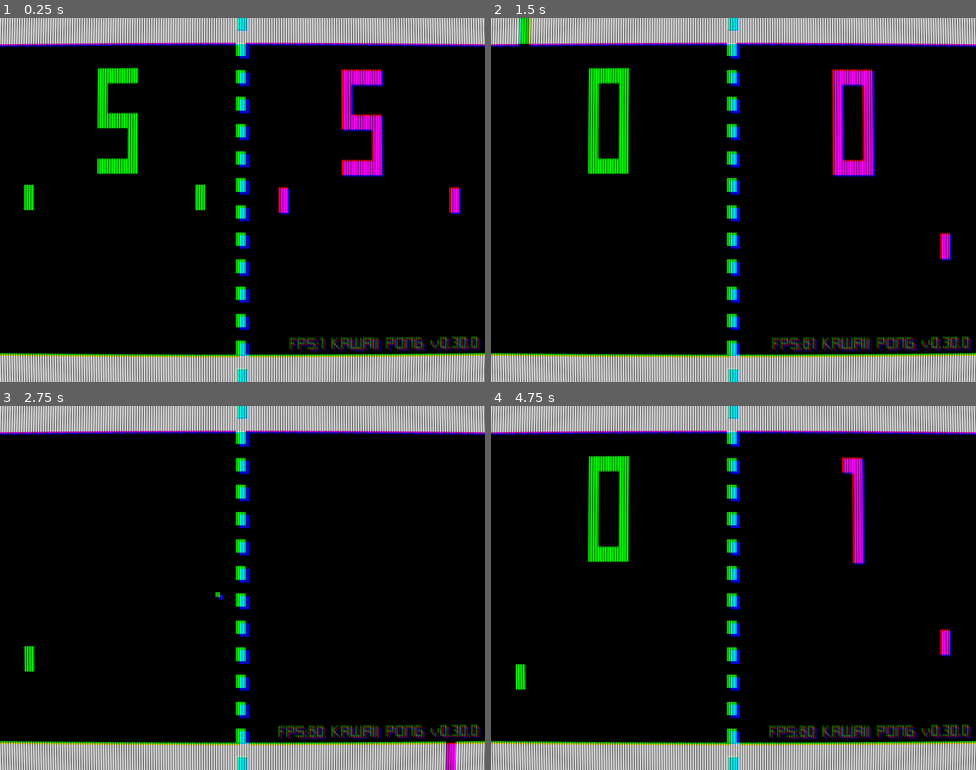
Above: before the commit, frames 1-4 (two rows, left to right).
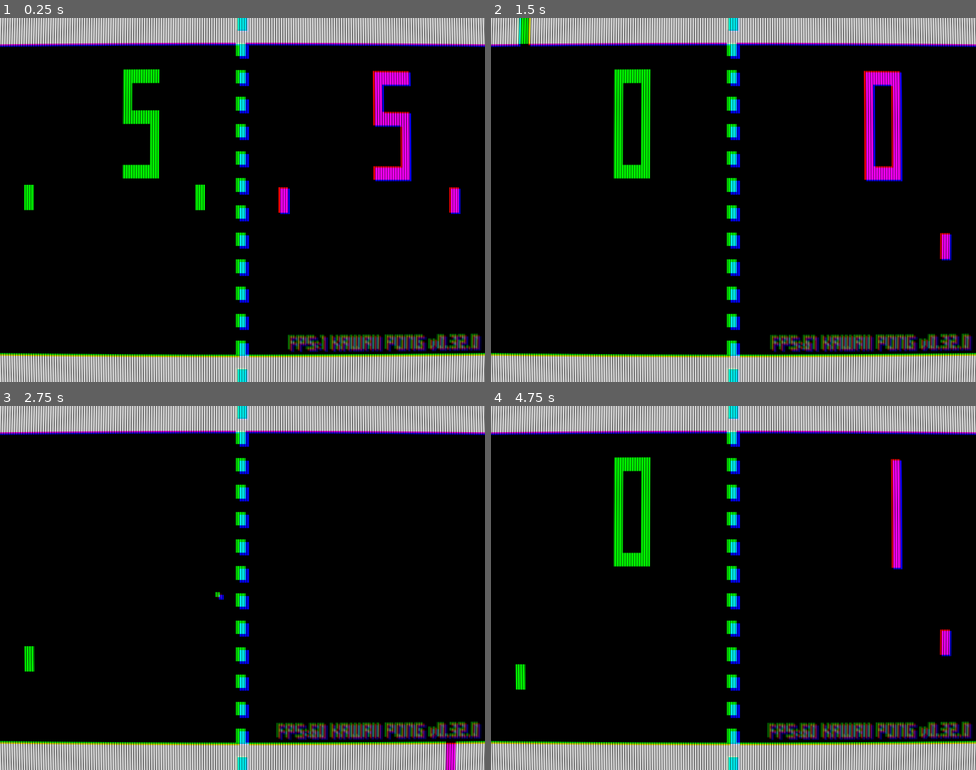
Above: after the commit, the same moments.

Repository: joshuafolkken/pong
Game: Godot game, scene res://scenes/main.tscn
Same seed, same stepped clock (60 frames per second), same inputs: the game is played once before the commit and once after it. Sound files missing from this copy of the repository are replaced by a short silence.
Inputs (mouse positions are in pixels of both pictures, inside the frame that each line leads up to):
- Up to frame 1 (0.25 s): no input
- Up to frame 2 (1.5 s): click (733, 32) at 0.5 s; tap Enter (game_start) at 1.25 s; move the mouse to (840, 181) at 1.27 s; hold Down (right_move_down) from 1.28 s (still down); hold Space (game_mode) from 1.28 s (still down); click (840, 181) at 1.42 s
- Up to frame 3 (2.75 s): release Down (right_move_down) at 2 s; release Space (game_mode) at 2 s; drag from (145, 606) to (218, 660) at 2.02 s
- Up to frame 4 (4.75 s): move the mouse to (782, 507) at 2.77 s; hold Down (right_move_down) 2.78-3.5 s; hold Space (game_mode) 2.78-3.5 s; drag from (709, 660) to (588, 533) at 3.52 s; tap Enter (game_start) at 4.25 s; move the mouse to (879, 642) at 4.27 s; hold Z (left_move_down) from 4.28 s (still down); hold Space (game_mode) from 4.28 s (still down)

The runs differ from the first frame. In frame 1, 6.5% of the frame differs, in the area x 20-100%, y 13-92%; in frame 2, 6.6%; in frame 3, 1.6%; in frame 4, 5.6%.

Commit message:
Chane fonts #118

Diff:
--- a/project.godot
+++ b/project.godot
@@ -11,7 +11,7 @@
 [application]
 
 config/name="KAWAII PONG"
-config/version="0.30.0"
+config/version="0.32.0"
 run/main_scene="res://scenes/main.tscn"
 config/features=PackedStringArray("4.3", "Forward Plus")
 config/icon="res://assets/art/icon.svg"
--- a/scenes/hud.tscn
+++ b/scenes/hud.tscn
@@ -1,6 +1,6 @@
 [gd_scene load_steps=2 format=3 uid="uid://bhn2ejhh8jrl7"]
 
-[ext_resource type="FontFile" uid="uid://bg543oqf4lsio" path="res://assets/fonts/Miniline2-GmZ.ttf" id="1_aabwp"]
+[ext_resource type="FontFile" uid="uid://c56cffgwhxwfg" path="res://assets/fonts/pong-score.ttf" id="1_8l36x"]
 
 [node name="HUD" type="CanvasLayer"]
 
@@ -11,27 +11,30 @@
 anchors_preset = 5
 anchor_left = 0.5
 anchor_right = 0.5
-offset_right = 200.0
-offset_bottom = 275.0
+offset_left = -80.0
+offset_top = 80.0
+offset_right = 280.0
+offset_bottom = 260.0
 grow_horizontal = 2
 scale = Vector2(1, 1.5)
 theme_override_colors/font_color = Color(0, 1, 0, 1)
-theme_override_fonts/font = ExtResource("1_aabwp")
-theme_override_font_sizes/font_size = 200
+theme_override_fonts/font = ExtResource("1_8l36x")
+theme_override_font_sizes/font_size = 180
 text = "15"
-horizontal_alignment = 1
+horizontal_alignment = 2
 
 [node name="ScoreRightLabel" type="Label" parent="Scores"]
 anchors_preset = 5
 anchor_left = 0.5
 anchor_right = 0.5
-offset_left = 600.0
-offset_right = 800.0
-offset_bottom = 275.0
+offset_left = 536.0
+offset_top = 80.0
+offset_right = 896.0
+offset_bottom = 260.0
 grow_horizontal = 2
 scale = Vector2(1, 1.5)
 theme_override_colors/font_color = Color(1, 0, 1, 1)
-theme_override_fonts/font = ExtResource("1_aabwp")
-theme_override_font_sizes/font_size = 200
+theme_override_fonts/font = ExtResource("1_8l36x")
+theme_override_font_sizes/font_size = 180
 text = "15"
-horizontal_alignment = 1
+horizontal_alignment = 2
--- a/scenes/main.tscn
+++ b/scenes/main.tscn
@@ -11,7 +11,7 @@
 [ext_resource type="Script" path="res://scripts/hud.gd" id="9_oy2ur"]
 [ext_resource type="Script" path="res://scripts/beep.gd" id="10_leidq"]
 [ext_resource type="Script" path="res://scripts/control.gd" id="12_hcal6"]
-[ext_resource type="FontFile" uid="uid://bg543oqf4lsio" path="res://assets/fonts/Miniline2-GmZ.ttf" id="12_xkr0k"]
+[ext_resource type="FontFile" uid="uid://d3e47esfp5abh" path="res://assets/fonts/FFFFORWA.TTF" id="12_ioq3f"]
 [ext_resource type="Script" path="res://scripts/settings.gd" id="14_1026c"]
 [ext_resource type="Shader" path="res://shader/new_shader.gdshader" id="14_pnl81"]
 
@@ -108,8 +108,8 @@
 grow_horizontal = 0
 grow_vertical = 0
 theme_override_colors/font_color = Color(0.450648, 0.450648, 0.450648, 1)
-theme_override_fonts/font = ExtResource("12_xkr0k")
-theme_override_font_sizes/font_size = 32
+theme_override_fonts/font = ExtResource("12_ioq3f")
+theme_override_font_sizes/font_size = 28
 text = "120.0"
 horizontal_alignment = 2
 
Binary file added: assets/fonts/FFFFORWA.TTF
Not shown, added: assets/fonts/FFFFORWA.TTF.import
Binary file added: assets/fonts/pong-score.ttf
Not shown, added: assets/fonts/pong-score.ttf.import
